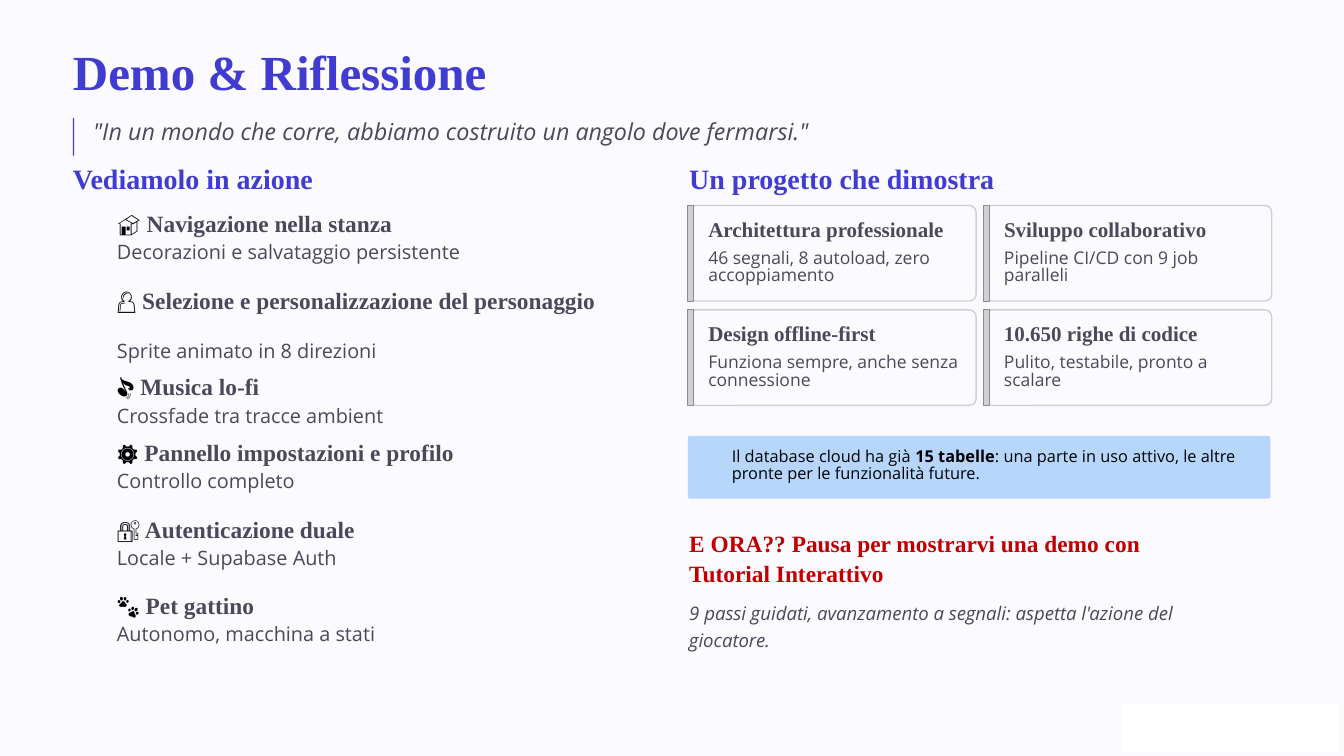
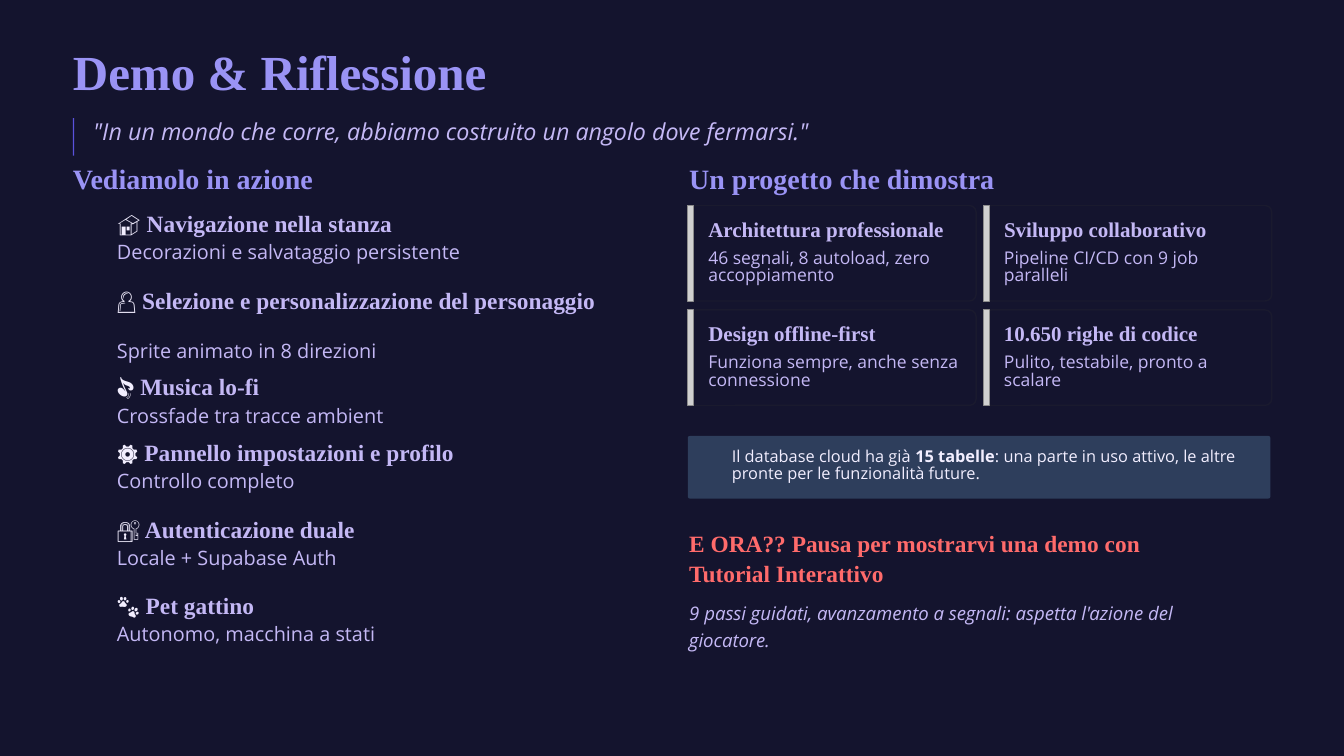
Before and after one commit to renanaugustomacena-ux/Projectwork-IFTS-Private, a slide deck: slide 5 of finale.pptx (slide 4 before the commit). Drawn at 1344x756 pixels with LibreOffice and Linux fonts; fonts in the diff are those of the drawing; grey boxes stand for pictures; background and template pictures are left out. Boxes give left, top, right and bottom in pixels: in the first picture for what was removed or moved away, otherwise in the second. Text is boxed around its words. In the diff, an @@ line names an element or a change of style, - is before the commit and + after.

```diff
--- a/finale.pptx
+++ b/finale.pptx
@@ background #000000 to #0B0B14 @@
@@ rectangle at [0, 0, 1344, 756]: fill #FBFAFF to #14142E @@
@@ rectangle at [73, 118, 75, 156]: fill #403CCF to #5A52DC @@
@@ text colour #403CCF to #9A93F5 in 3 elements at [73, 55, 487, 91], [73, 169, 313, 190], [689, 169, 994, 195] @@
@@ text "🏠 Navigazione nella stanza" at [147, 216, 392, 237]: text colour #000000 to #F2EEFF in "🏠"; text colour #49495A to #C4B8F5 @@
@@ text "👤 Selezione e personalizzazione del ..." at [142, 293, 595, 314]: text colour #000000 to #F2EEFF in "👤"; text colour #49495A to #C4B8F5 @@
@@ fill #FBFAFF to #14142E; outline #D0CED9 1.2 pt to #1A1A2E 1.2 pt in 4 elements at [689, 206, 976, 302], [984, 206, 1272, 302], [689, 310, 976, 406], [984, 310, 1272, 406] @@
@@ text "🎵 Musica lo-fi" at [140, 378, 259, 396]: text colour #000000 to #F2EEFF in "🎵"; text colour #49495A to #C4B8F5 @@
@@ text "⚙️ Pannello impostazioni e profilo" at [144, 444, 453, 466]: text colour #000000 to #F2EEFF in "⚙️"; text colour #49495A to #C4B8F5 @@
@@ rounded rectangle at [688, 436, 1271, 499]: fill #B6D6FC to #2E3E5C @@
@@ text "Il database cloud ha già ..." at [732, 449, 1236, 483]: text colour #000000 to #F2EEFF @@
@@ text "🔐 Autenticazione duale" at [145, 522, 354, 539]: text colour #000000 to #F2EEFF in "🔐"; text colour #49495A to #C4B8F5 @@
@@ text "E ORA?? Pausa per mostrarvi ..." at [689, 535, 1140, 583]: text colour #C00000 to #FF6B6B @@
@@ text "🐾 Pet gattino" at [146, 598, 254, 619]: text colour #000000 to #F2EEFF in "🐾"; text colour #49495A to #C4B8F5 @@
@@ text colour #49495A to #C4B8F5 in 16 elements at [93, 122, 809, 146], [117, 244, 460, 264], [117, 343, 376, 363], [117, 408, 383, 423], [117, 473, 294, 493], [117, 550, 337, 570], [117, 626, 376, 644], [708, 222, 943, 242], [708, 250, 930, 285], [1004, 222, 1207, 242], [1004, 250, 1199, 285], [708, 326, 875, 346], [708, 354, 958, 386], [1004, 326, 1198, 346], [1004, 354, 1208, 386], [689, 606, 1173, 652] @@
@@ rectangle at [1121, 704, 1339, 753]: fill #FFFFFF to #14142E @@
```
Also in this commit, not shown: 9 other slides changed, 1 slide added, 1 other file.
